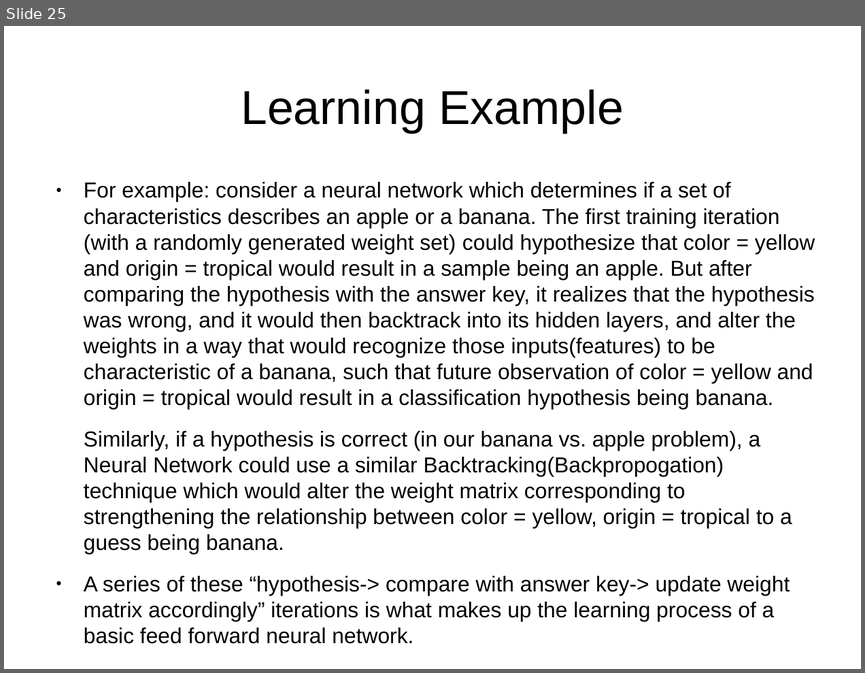
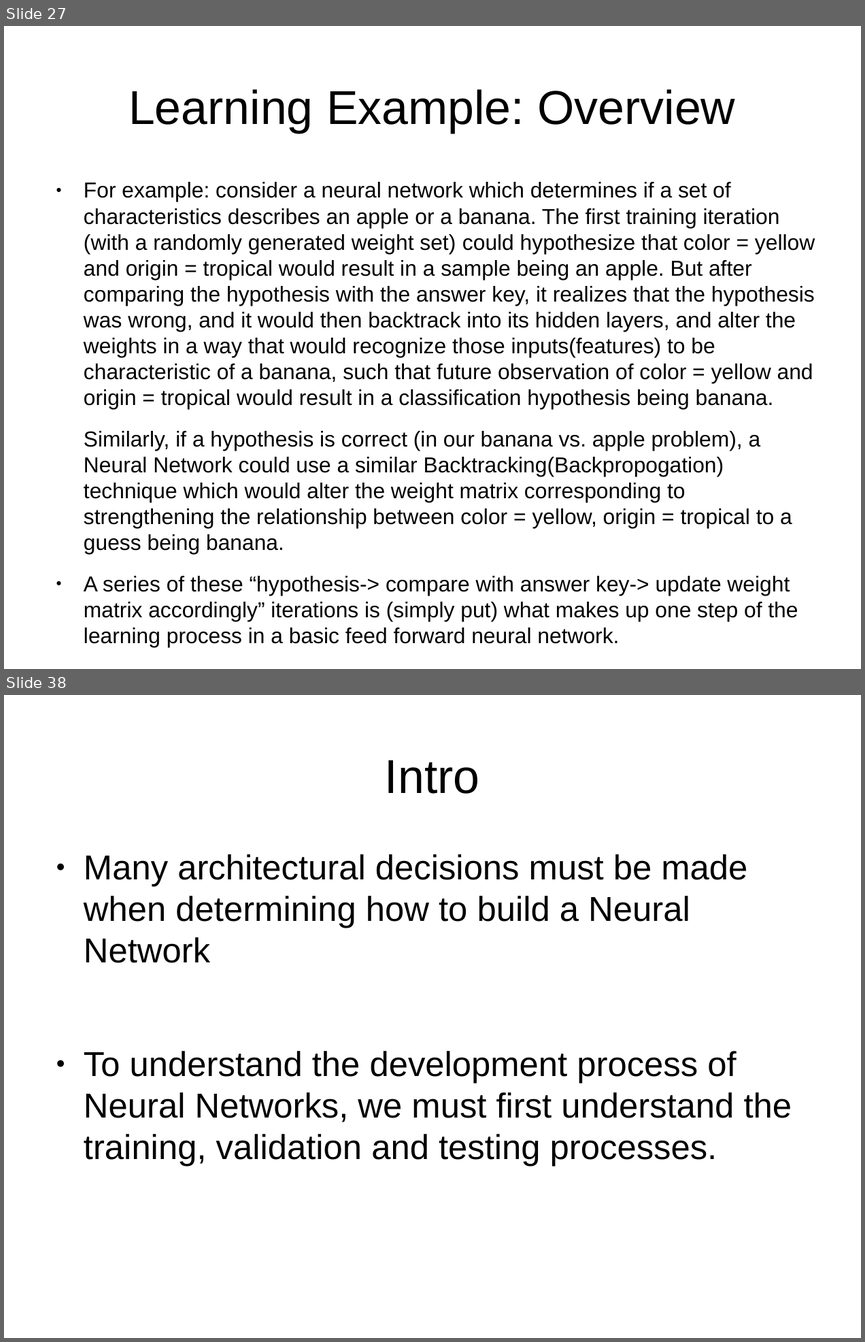
Before and after one commit to sofiabesenski4/MedicalLetterAI, a slide deck: Slides/Intro to Neural Nets and Deep Learning/1-slides.odp. Shown one above the other, each under a label of ours: slide 25 before the commit, slides 27 and 38 after it; the slides between them are not shown. The pictures are 865x673 and 865x1342 pixels, drawn with LibreOffice and Linux fonts; fonts in the diff are those of the drawing. Boxes give left, top, right and bottom in pixels: in the first picture for what was removed or moved away, otherwise in the second. Text is boxed around its words. In the diff, an @@ line names an element or a change of style, - is before the commit and + after.

Commit message:
finished the neural network introductory slides for Jan 25th meeting

```diff
--- a/Slides/Intro to Neural Nets and Deep Learning/1-slides.odp
+++ b/Slides/Intro to Neural Nets and Deep Learning/1-slides.odp
@@ slide 38 added at [4, 695, 861, 1338], background #FFFFFF @@
@@ title added at [385, 760, 480, 794], 44 pt, text #000000 @@
+Intro
@@ text added at [84, 854, 792, 1166], 32 pt, text #000000 @@
+● Many architectural decisions must be made when determining how to build a Neural Network
+● To understand the development process of Neural Networks, we must first understand the training, validation and testing processes.
@@ what was slide 25 is now slide 27 @@
@@ slide 27 changed as well @@
@@ title at [128, 89, 735, 133]: text changed @@
-Learning Example
+Learning Example: Overview
@@ text at [84, 575, 798, 647]: text changed @@
-● A series of these “hypothesis-> compare with answer key-> update weight matrix accordingly” iterations is what makes up the learning process of a basic feed forward neural network.
+● A series of these “hypothesis-> compare with answer key-> update weight matrix accordingly” iterations is (simply put) what makes up one step of the learning process in a basic feed forward neural network.
```
Also in this commit, not shown: 3 other slides changed, 24 other slides added, 13 slides removed, 1 other file.
